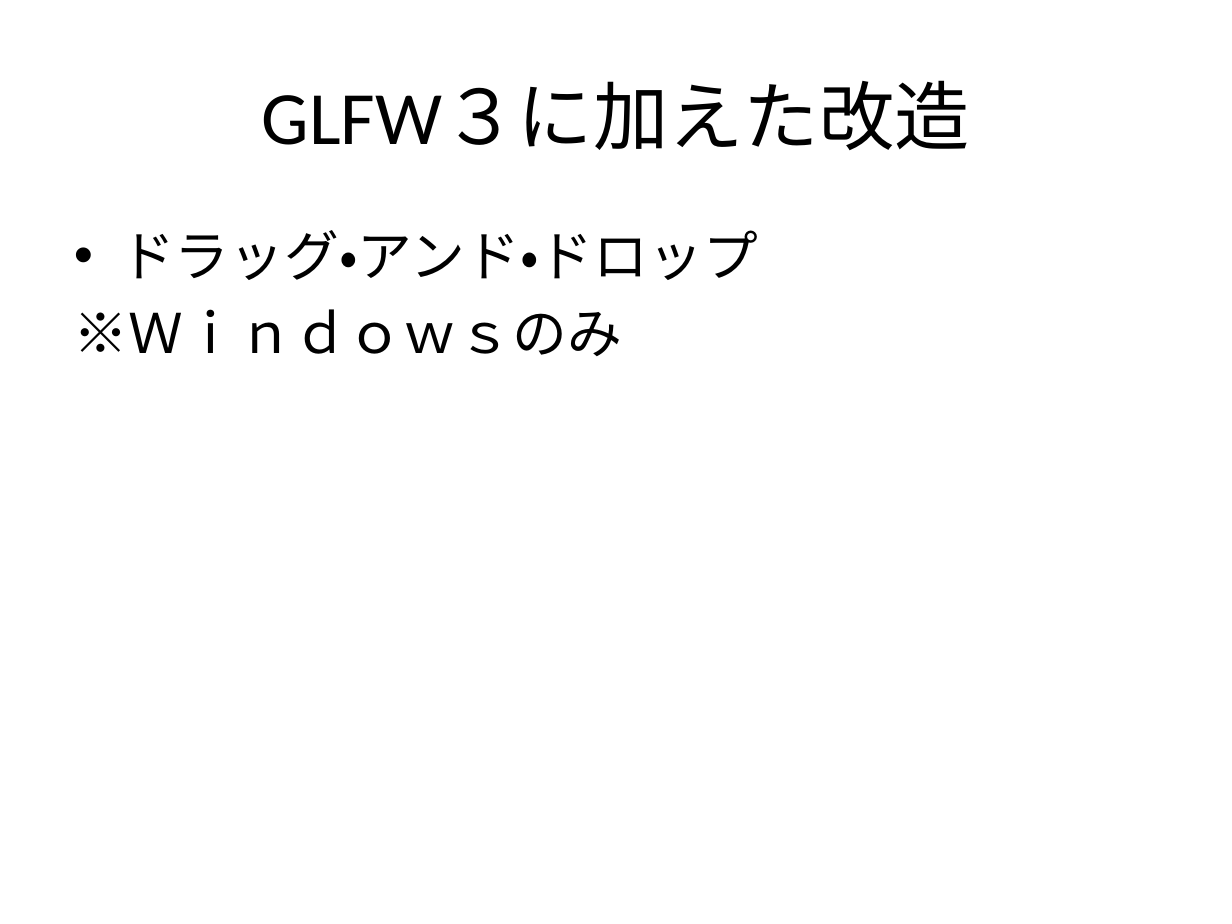
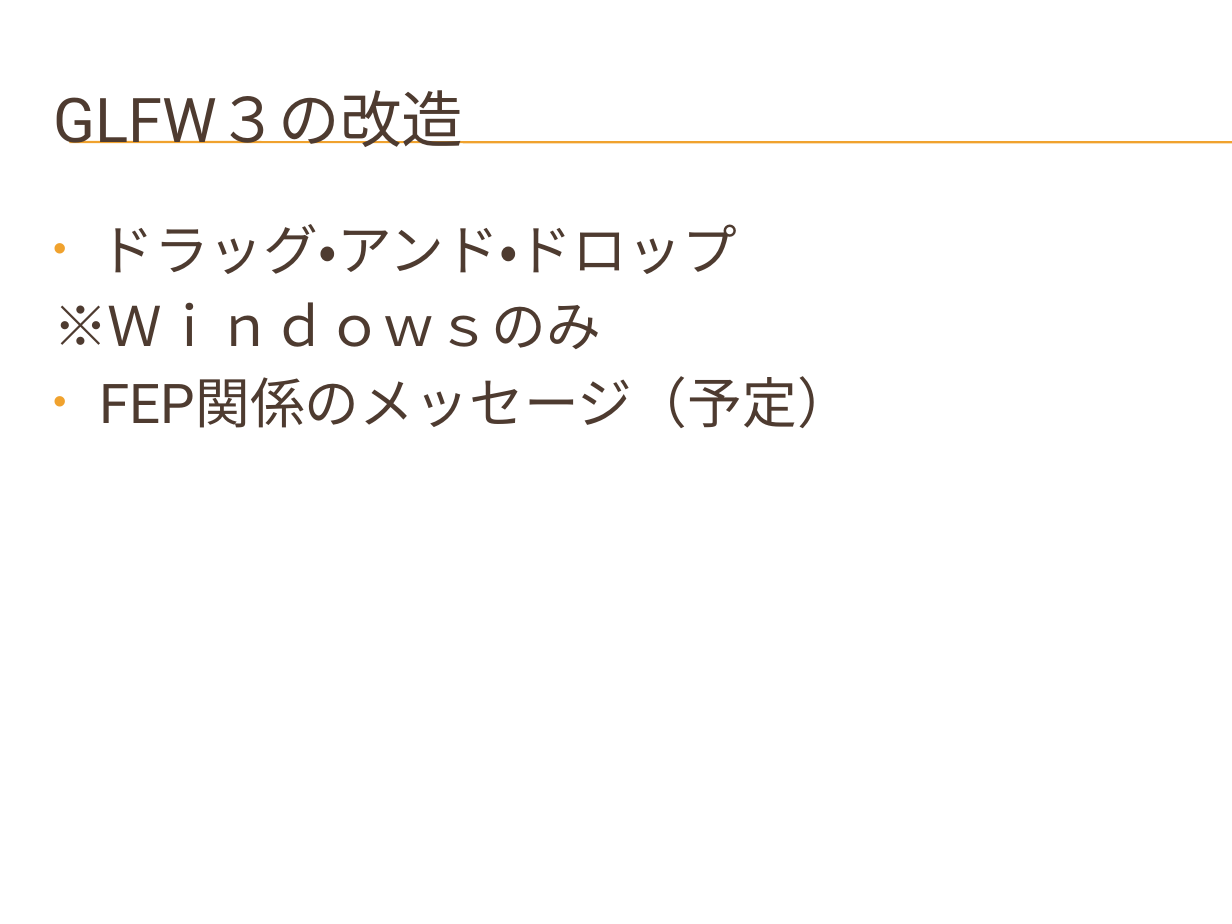
Before and after one commit to hirakuni45/glfw3_app, a slide deck: slide 16 of glfw3_app/docs/GLFW3_OpenGL_GUI.pptx. Drawn at 1232x924 pixels with LibreOffice and Linux fonts; fonts in the diff are those of the drawing; background and template pictures are left out. Boxes give left, top, right and bottom in pixels: in the first picture for what was removed or moved away, otherwise in the second. Text is boxed around its words. In the diff, an @@ line names an element or a change of style, - is before the commit and + after.

```diff
--- a/glfw3_app/docs/GLFW3_OpenGL_GUI.pptx
+++ b/glfw3_app/docs/GLFW3_OpenGL_GUI.pptx
@@ title at (53,90,463,147): text changed; size 44 to 36 pt; font Calibri to Roboto; text colour #000000 to #4E3B30 @@
-GLFW３に加えた改造
+GLFW３の改造
@@ line added from (69, 142) to (1232, 142), #F0A22E 0.75 pt @@
@@ line added from (69, 143) to (1232, 143), #F0A22E 0.75 pt @@
@@ text "ドラッグ・アンド・ドロップ": place and size @@
-text "ドラッグ・アンド・ドロップ" at (74,230,758,356)
+text "ドラッグ・アンド・ドロップ" at (53,224,852,428)
@@ text at (53,224,737,349): font Calibri to Roboto, text colour #000000 to #4E3B30 in "ドラッグ・アンド・ドロップ", "※Ｗｉｎｄｏｗｓのみ" @@
@@ text at (99,376,852,428): paragraph added @@
+• FEP関係のメッセージ（予定）
```
Also in this commit, not shown: 36 other slides changed, 2 other files.
